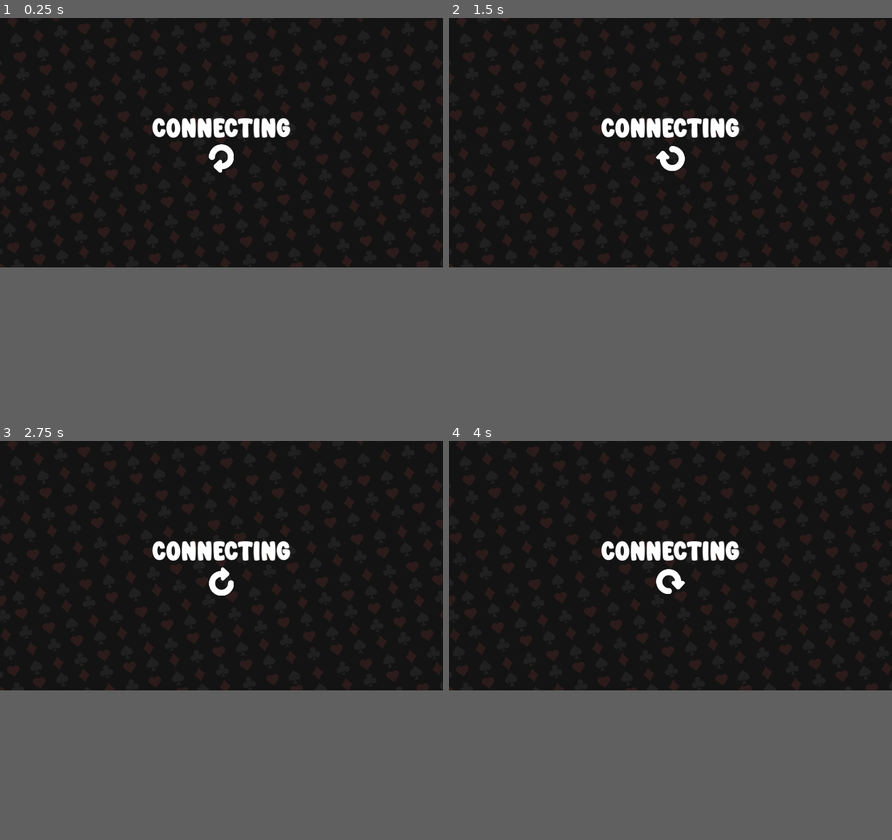
Above: before the commit, frames 1-4 (two rows, left to right).
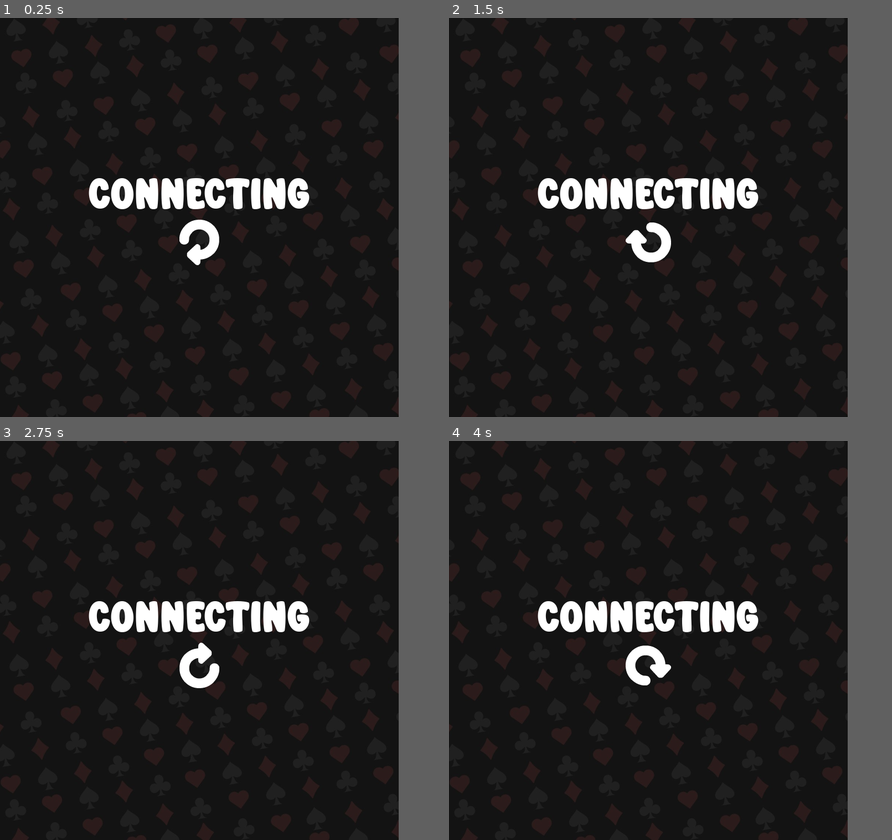
Above: after the commit, the same moments.

Repository: 0xEvsky/marboota-hearts-gm
Game: Godot game, scene res://scenes/game.tscn
The game is run twice, just before and just after one commit, with the same random seed, the same clock (stepped at 60 frames per second) and the same inputs.
Inputs (mouse positions are in pixels of both pictures, inside the frame that each line leads up to):
- Up to frame 1 (0.25 s): no input
- Up to frame 2 (1.5 s): click (670, 249) at 0.52 s; click (670, 249) at 1.27 s
- Up to frame 3 (2.75 s): click (221, 672) at 2.02 s
- Up to frame 4 (4 s): tap Enter (ui_accept) at 2.75, 3.02, 3.77 s; move the mouse to (767, 552) at 2.77 s; click (767, 552) at 2.85 s; move the mouse to (581, 576) at 3.52 s; click (581, 576) at 3.6 s
In our replay, the window is 800x450 before the commit and 720x720 after it. These sizes can differ from the game's own. Grey fills any space a smaller window leaves; there, only what the larger window draws over its background counts as a difference.

The runs differ from the first frame. In frame 1, 7.2% of the frame differs, in the area x 0-100%, y 0-100%; in frame 2, 7.2%; in frame 3, 7.2%; in frame 4, 7.2%.

Commit message:
mobile support

Diff:
--- a/game/project.godot
+++ b/game/project.godot
@@ -28,9 +28,10 @@
 
 [display]
 
-window/size/viewport_width=1280
+window/size/viewport_width=720
 window/size/viewport_height=720
-window/stretch/mode="canvas_items"
+window/stretch/mode="viewport"
+window/stretch/aspect="expand"
 
 [file_customization]
 
--- a/game/scenes/game.tscn
+++ b/game/scenes/game.tscn
@@ -49,6 +49,7 @@
 [node name="Game" type="Node2D"]
 
 [node name="LoadingUI" type="CanvasLayer" parent="."]
+visible = false
 script = ExtResource("1_w3f0r")
 
 [node name="LoadingScreen" type="Control" parent="LoadingUI"]
--- a/game/scripts/network_manager.gd
+++ b/game/scripts/network_manager.gd
@@ -24,7 +24,7 @@
 
 # func _input(event: InputEvent) -> void:
 # 	if !OS.has_feature("web") && event.is_action_released("ui_accept"):
-# 		start()
+# 		start()(none found)
 
 func start() -> void:
 	_socket = WebSocketPeer.new()
--- a/game/scripts/table.gd
+++ b/game/scripts/table.gd
@@ -5,7 +5,15 @@
 var state: TableState = TableState.TABLE_IDLE
 var play_started := false
 
+func _process(_delta: float) -> void:
+	#scale.y = DisplayServer.window_get_size().y/720.0
+	#scale.x = DisplayServer.window_get_size().x/720.0
+	#scale = Vector2(min(scale.y, scale.x), min(scale.y, scale.x))
+	#global_position.x = DisplayServer.window_get_size().x/2.0
+	print(global_position)
+
 func _ready() -> void:
+	global_position = DisplayServer.window_get_size()/2.0
 	Globals.table = self
 	EventManager.GAMESTART_received.connect(_on_gamestart)
 	EventManager.TRUMPSTART_received.connect(_on_trumpstart)
Not shown, removed: frontend/pnpm-lock.yaml
